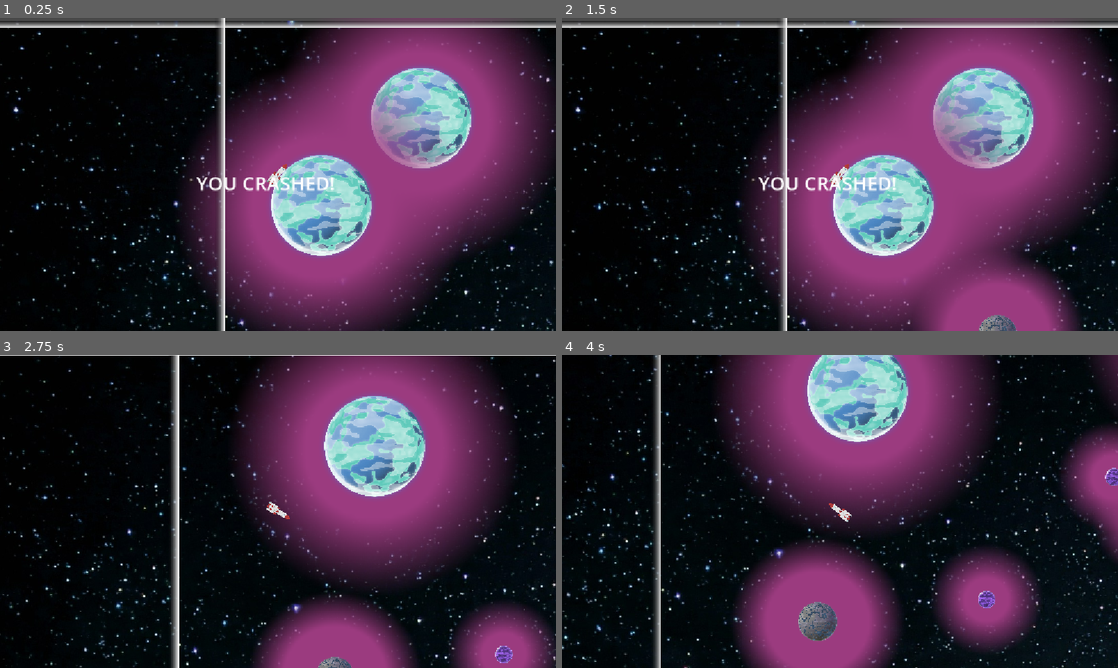
Above: before the commit, frames 1-4 (two rows, left to right).
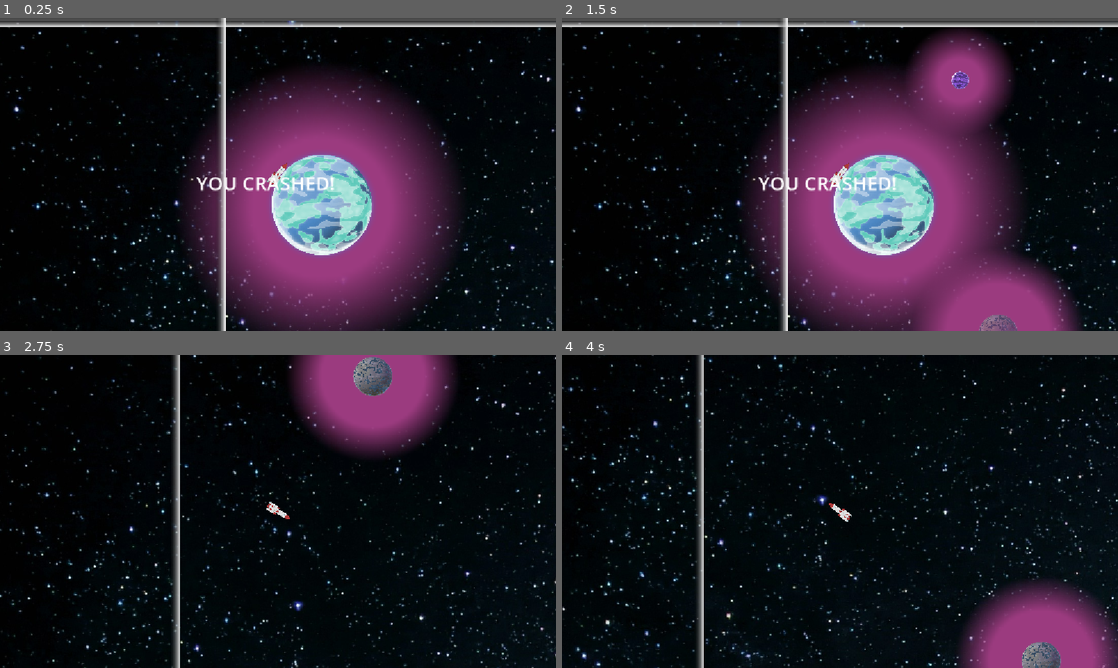
Above: after the commit, the same moments.

Repository: gilad905/space-jam
Game: Godot game, scene res://scenes/main.tscn
The game is run twice, just before and just after one commit, with the same random seed, the same clock (stepped at 60 frames per second) and the same inputs.
Inputs:
- Up to frame 1 (0.25 s): no input
- Up to frame 2 (1.5 s): hold Right (right) 0.53-1.28 s; tap Enter at 1.25 s; hold Left (left) from 1.28 s (still down)
- Up to frame 3 (2.75 s): tap Space at 2 s; release Left (left) at 2.03 s; hold Right (right) from 2.03 s (still down)
- Up to frame 4 (4 s): release Right (right) at 3.53 s; hold Left (left) from 3.53 s (still down)

The runs differ from the first frame. In frame 1, 26% of the frame differs, in the area x 0-100%, y 0-100%; in frame 2, 25%; in frame 3, 40%; in frame 4, 50%.

Commit message:
fullscreen

Diff:
--- a/src/project.godot
+++ b/src/project.godot
@@ -17,6 +17,7 @@
 
 [display]
 
+window/size/mode=3
 window/stretch/mode="canvas_items"
 window/stretch/aspect="expand"
 
--- a/src/scenes/main.tscn
+++ b/src/scenes/main.tscn
@@ -47,6 +47,8 @@
 scale = Vector2(1.0552735, 1.0552735)
 texture = ExtResource("17_muem4")
 
+[node name="Planets" type="Node2D" parent="." unique_id=1701217212]
+
 [node name="Goal" type="Area2D" parent="." unique_id=1630456284 groups=["walls"]]
 position = Vector2(2533, 364)
 collision_layer = 4
@@ -57,17 +59,6 @@
 [node name="Sprite2D" type="Sprite2D" parent="Goal" unique_id=505986330]
 scale = Vector2(0.1, 0.1)
 texture = ExtResource("3_jyhfs")
-
-[node name="Planets" type="Node2D" parent="." unique_id=1178352443]
-
-[node name="PlanetSmall" parent="Planets" unique_id=1218271996 instance=ExtResource("3_85g3d")]
-position = Vector2(1003, 480)
-
-[node name="PlanetBasic" parent="Planets" unique_id=1172395948 instance=ExtResource("4_jyhfs")]
-position = Vector2(395, 212)
-
-[node name="PlanetMedium" parent="Planets" unique_id=1138865533 instance=ExtResource("5_choun")]
-position = Vector2(1412, 223)
 
 [node name="Player" type="RigidBody2D" parent="." unique_id=1514733619 groups=["player"]]
 position = Vector2(89, 344)
--- /dev/null
+++ b/src/scenes/planets.tscn
@@ -0,0 +1,16 @@
+[gd_scene format=3 uid="uid://cis1locql4rfs"]
+
+[ext_resource type="PackedScene" uid="uid://3acj8mdq4gr0" path="res://scenes/planets/PlanetSmall.tscn" id="1_ncoji"]
+[ext_resource type="PackedScene" uid="uid://rfy78v3wpwpy" path="res://scenes/planets/Planet_Basic2.tscn" id="2_8j55i"]
+[ext_resource type="PackedScene" uid="uid://cacdsp4wye3tb" path="res://scenes/planets/Planet_Medium.tscn" id="3_e7l5m"]
+
+[node name="Planets" type="Node2D" unique_id=1287425163]
+
+[node name="PlanetSmall" parent="." unique_id=1218271996 instance=ExtResource("1_ncoji")]
+position = Vector2(1003, 480)
+
+[node name="PlanetBasic" parent="." unique_id=1183610529 instance=ExtResource("2_8j55i")]
+position = Vector2(395, 212)
+
+[node name="PlanetMedium" parent="." unique_id=884529189 instance=ExtResource("3_e7l5m")]
+position = Vector2(1412, 223)
--- a/src/scripts/main.gd
+++ b/src/scripts/main.gd
@@ -27,8 +27,18 @@
 
 var random := RandomNumberGenerator.new()
 
+func _input(event: InputEvent) -> void:
+	if event.is_action_pressed("exit"):
+		get_tree().quit()
+
 
 func _ready() -> void:
+	if not InputMap.has_action("exit"):
+		InputMap.add_action("exit")
+		var ev := InputEventKey.new()
+		ev.physical_keycode = KEY_ESCAPE
+		InputMap.action_add_event("exit", ev)
+
 	random.randomize()
 
 	# Wait until the physics world is available.
